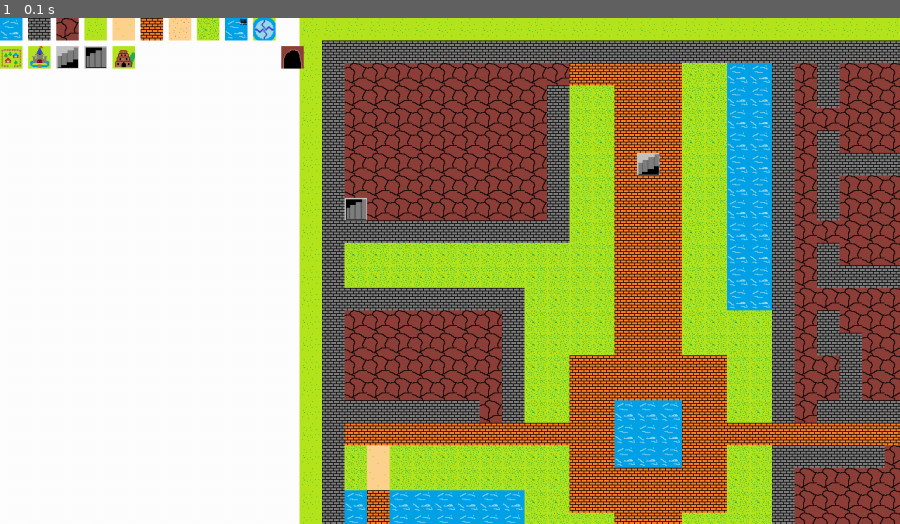
Above: before the commit, frame 1.
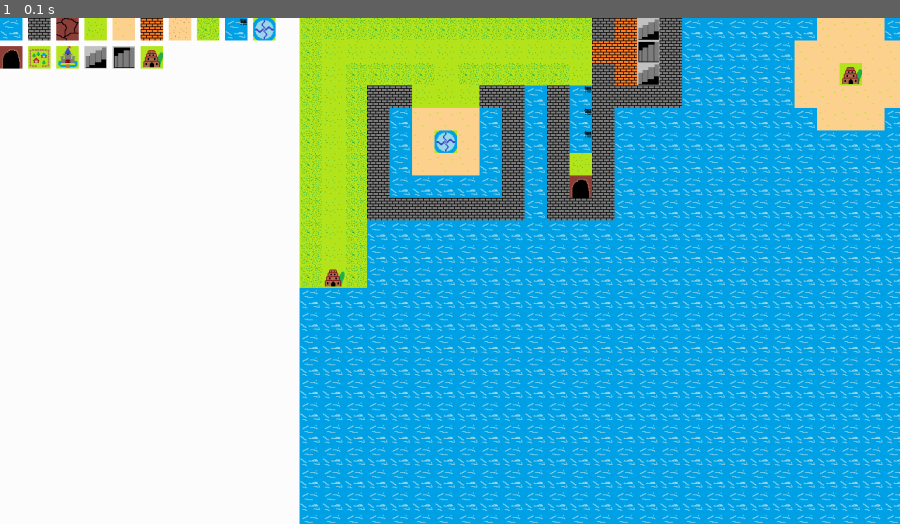
Above: after the commit, the same moment.

Repository: YahiroRyo/iot_game
Game: pygame game, started from map_editor/main.py
Two runs of this game, one before a commit and one after it. Both use one fixed random seed, a clock stepped at 60 frames per second and the inputs below.
Inputs:
- Up to frame 1 (0.1 s): no input

The runs differ from the first frame. In frame 1, 60% of the frame differs, in the area x 0-100%, y 0-100%.

Commit message:
マップエディタバグ修正、Isloadの挙動を変更

Diff:
--- a/config.py
+++ b/config.py
@@ -1,3 +1,29 @@
 MAPS = [
-    "テスト"
+    "モノル_F2",
+    "モノル_F1",
+    "モノル_BF1",
+    "初期の島",
 ]
+
+DEBUG_MAPS = [
+    {
+        "name": "モノル_F2",
+        "to": (260, 416),
+    },
+    {
+        "name": "モノル_F1",
+        "to": (480, 864),
+    },
+    {
+        "name": "モノル_BF1",
+        "to": (32, 64),
+    },
+    {
+        "name": "初期の島",
+        "to": (800, 512),
+    },
+    {
+        "name": "テスト",
+        "to": (32, 32),
+    },
+]
--- a/main.py
+++ b/main.py
@@ -14,45 +14,6 @@
     maps = config.MAPS
 
     # 遷移先 マップの名称, プレイヤーX, プレイヤーY
-    scenes.set_scene(scene.Scene(
-        Layer(mapdata.map_1, None, None),
-        "平原",
-        {
-            100: ["例", 128, 416],
-            101: ["洞窟", 96, 416],
-            "monster_info": {
-                "kinds": ["suraimu", "goburin"],
-                "min": 1,
-                "max": 4,
-            }
-        }
-    ))
-    scenes.set_scene(scene.Scene(
-        Layer(mapdata.map_2, None, None),
-        "例",
-        {
-            100: ["平原", 160, 64],
-            101: ["テスト", 0, 0],
-            "monster_info": {
-                "kinds": ["suraimu", "goburin"],
-                "min": 4,
-                "max": 8,
-            }
-        }
-    ))
-    scenes.set_scene(scene.Scene(
-        Layer(mapdata.map_3, None, None),
-        "洞窟",
-        {
-            101: ["平原", 351, 32],
-            "monster_info": {
-                "kinds": ["suraimu", "goburin"],
-                "min": 3,
-                "max": 6,
-            }
-        }
-    ))
-
     for map_ary in maps:
         with open(f"maps/{map_ary}.json", "r", encoding="utf-8") as f:
             json_data = json.load(f)
--- a/map_editor/config.py
+++ b/map_editor/config.py
@@ -14,15 +14,18 @@
 # マップ系
 #
 # ////////////////////////////////////////////////
-MAP_IS_LOAD=True
-MAP_NAME="モノル_F1"
-MAP_WIDTH=0
-MAP_HEIGHT=0
+MAP_IS_LOAD = True
+MAP_NAME = "テスト"
+MAP_WIDTH = 64
+MAP_HEIGHT = 64
 MAP_MSIZE = 32
 # -1だと0埋めされる
-MAP_BG_ID = 6
+MAP_BG_ID = 1
 MAP_CONF = {
-    105: ["モノル_F1", 0, 0],
+    100: ["モノル_BF1", 32, 64],
+    101: ["モノル_F1", 480, 864],
+    102: ["モノル_F2", 260, 416],
+    103: ["初期の島", 800, 512],
     "monster_info": {
         "kinds": ["goburin", "suraimu"],
         "min": 4,
--- a/map_editor/map.py
+++ b/map_editor/map.py
@@ -24,6 +24,9 @@
             with open(f"../maps/{config.MAP_NAME}.json", "r", encoding="utf-8") as f:
                 data = json.load(f)
                 self.blocks = data["map"]
+                config.MAP_HEIGHT = len(self.blocks)
+                config.MAP_WIDTH = len(self.blocks[0])
+                config.MAP_CONF = data["conf"]
                 for (idx_y, block_h) in enumerate(self.blocks):
                     for (idx_x, block_idx) in enumerate(block_h):
                         self.blocks[idx_y][idx_x] = get_block_index_from_id(block_idx)
@@ -62,8 +65,8 @@
     def mouse_down_right(self, context: Context):
         (x, y) = pygame.mouse.get_pos()
         self.is_scroll = True
-        self.prev_x = self.x + x
-        self.prev_y = self.y + y
+        self.prev_x = self.x - x
+        self.prev_y = self.y - y
 
     def mouse_up_right(self, context: Context):
         self.is_scroll = False
@@ -85,8 +88,8 @@
                 pass
 
         if self.is_scroll:
-            self.x = self.prev_x - x
-            self.y = self.prev_y - y
+            self.x = self.prev_x + x
+            self.y = self.prev_y + y
 
     def draw(self):
         for (idx_y, block_h) in enumerate(self.blocks):
--- a/map_editor/palette.py
+++ b/map_editor/palette.py
@@ -8,11 +8,12 @@
     def __init__(self, context: Context):
         super().__init__(context)
         self.set_canvas((0, 0), (context.get("SW") / 3, context.get("SH")), (255, 255, 255))
-        sum_idx = 0
+        inc = 0
         for (idx, block) in enumerate(BLOCKS):
-            block.x = (idx - sum_idx) * 40
-            block.y = int((idx * 40) / (context.get("SW") / 3.2)) * 40
-            sum_idx += int((context.get("SW") / 2.9) / 40) if int(((idx - sum_idx) * 40) / (context.get("SW") / 3.2)) else 0
+            block.x = (idx - (inc * 10)) * 40
+            block.y = inc * 40
+            if 10 / ((idx - inc * 10) + 1) == 1:
+                inc += 1
 
     def mouse_down_left(self, context: Context):
         (x, y) = pygame.mouse.get_pos()
--- a/scene.py
+++ b/scene.py
@@ -15,6 +15,7 @@
 import command_window
 import random
 import os
+import config
 from message import Message
 from monsterdata import monster_data
 
@@ -110,7 +111,8 @@
                         msg.draw_until_press_key(screen)
                     elif data["index"] == 6: # 閉じる
                         self.main_menu_win = None
-                        pass
+                    elif data["index"] == 7: # マップ一覧 遷移
+                        self.main_menu_win.set_commands(Command.NONE, "map_select", [map for map in config.MAPS])
                 elif data["unique"] == "status":# ステータス
                     self.main_menu_win.set_commands(Command.MAIN_MENU)
                     self.player_statuses_win = [BattleStatusWindow() for _ in players]
@@ -126,11 +128,22 @@
                 elif data["unique"] == "status_panel":# ステータス振り分け
                     if data["index"] == 8:
                         self.main_menu_win = None
-                        pass
                     else:
                         self.status_up(players[self.currentplayer], data["index"])
-                        pass
-                    pass
+                elif data["unique"] == "map_select":
+                    for map in config.DEBUG_MAPS:
+                        if config.MAPS[data["index"]] == map["name"]:
+                            scenes.current_scene = data["index"]
+                            player.x = map["to"][0]
+                            player.y = map["to"][1]
+                            scenes.scenes[data["index"]].layer.set_pos(
+                                (SW - (map["to"][0] * 2)) / 2,
+                                (SH - (map["to"][1] * 2)) / 2
+                            )
+                            for _ in pygame.key.get_pressed():
+                                pass
+                            self.main_menu_win = None
+                            return
             return
         player.event(scenes.scenes[scenes.current_scene].layer)
 
@@ -214,13 +227,17 @@
                     ]
                 ]
         else:
-            player = Player(mapimgdata.load_img("imgs/character/sensi_f.png", -1), "戦士", 1000, 50, 10, 10, 10, 10, 10, 0, 1000 ,1000, 0, [0], [0 for _ in range(7)], 1000, 50, 32, 32)
+            player = Player(mapimgdata.load_img("imgs/character/sensi_f.png", -1), "戦士", 1000, 50, 10, 10, 10, 10, 10, 0, 1000 ,1000, 0, [0], [0 for _ in range(7)], 1000, 50, 260, 416)
             players: list = [
                 player,
                 Player(mapimgdata.load_img("imgs/character/mahoutsukai_f.png", -1), "魔法使い", 500, 3, 10, 10, 10, 10, 10, 8, 0, 0, 0, [0], [0 for _ in range(7)], 500, 3),
                 Player(mapimgdata.load_img("imgs/character/souryo_f.png", -1), "僧侶", 500, 3, 10, 10, 10, 10, 10, 0, 15, 0, 0, [0], [0 for _ in range(7)], 500, 3),
                 Player(mapimgdata.load_img("imgs/character/butouka_f.png", -1), "武闘家", 500, 3, 10, 10, 10, 10, 10, 20, 0, 0, 0, [0], [0 for _ in range(7)], 500, 3),
             ]
+            self.scenes[self.current_scene].layer.set_pos(
+                                (SW - (260 * 2)) / 2,
+                                (SH - (416 * 2)) / 2
+                            )
         mapimgdata.loaded_imgs()
         clock = pygame.time.Clock()
 
